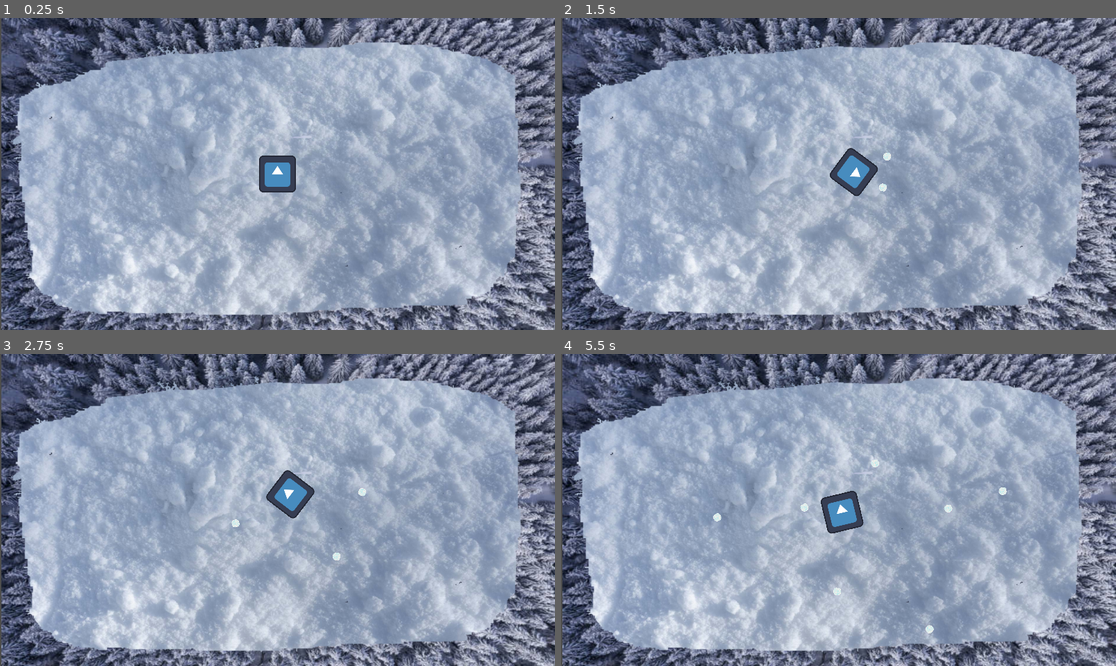
Above: before the commit, frames 1-4 (two rows, left to right).
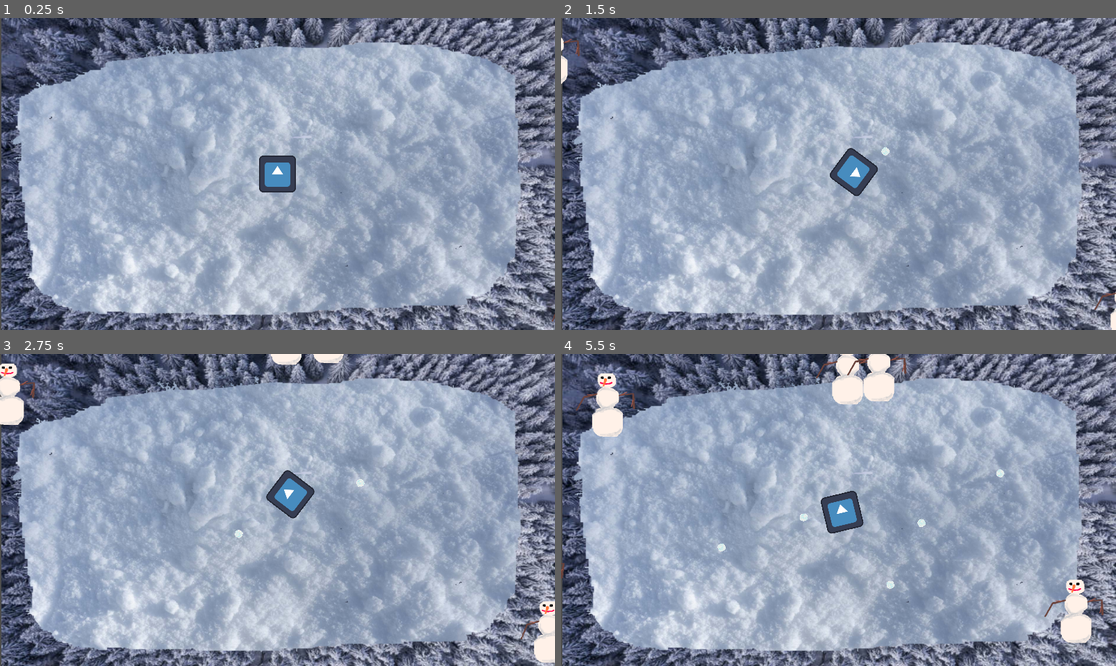
Above: after the commit, the same moments.

Repository: Parker-Vetter/snow-man-brawl
Game: Godot game, scene res://MainGame/Scenes/mainGame.tscn
Two runs of this game, one before a commit and one after it. Both use one fixed random seed, a clock stepped at 60 frames per second and the inputs below. The engine's default icon, where the game draws it, is replaced by a stand-in: a white triangle on a blue panel in a dark square.
Inputs (mouse positions are in pixels of both pictures, inside the frame that each line leads up to):
- Up to frame 1 (0.25 s): no input
- Up to frame 2 (1.5 s): tap Enter at 0.5 s; move the mouse to (960, 158) at 0.52 s; hold Space (Shoot) 0.53-1.28 s; move the mouse to (727, 189) at 1.27 s; tap Space (Shoot) at 1.35 s
- Up to frame 3 (2.75 s): move the mouse to (333, 441) at 2.02 s; hold Space (Shoot) from 2.03 s (still down)
- Up to frame 4 (5.5 s): move the mouse to (810, 572) at 2.77 s; release Space (Shoot) at 2.78 s; tap Space (Shoot) at 2.85, 4.35 s; move the mouse to (1005, 556) at 3.52 s; hold Space (Shoot) 3.53-4.28 s; move the mouse to (672, 463) at 4.27 s; move the mouse to (866, 510) at 5.02 s; hold Space (Shoot) from 5.03 s (still down)

The runs differ from the first frame. In frame 1, less than 0.1% of the frame differs, in the area x 99-100%, y 94-98%; in frame 2, 0.3%; in frame 3, 1.8%; in frame 4, 3.7%, in the area x 0-98%, y 0-93%.

Commit message:
Adds enemy spawning and player shooting
Implements enemy spawning logic using a timer and a list of enemy types.
Spawns enemies at random locations off-screen.
Adds a timer to the player to control shooting frequency.

Diff:
--- a/MainGame/Scenes/mainGame.tscn
+++ b/MainGame/Scenes/mainGame.tscn
@@ -1,8 +1,9 @@
 [gd_scene format=3 uid="uid://b50qatksorepn"]
 
 [ext_resource type="Texture2D" uid="uid://bnptlavybfl6u" path="res://MainGame/Assets/background.png" id="1_bde7d"]
-[ext_resource type="PackedScene" uid="uid://yqiowf3t0i54" path="res://MainGame/Scenes/player2.tscn" id="2_4bhc6"]
+[ext_resource type="PackedScene" uid="uid://yqiowf3t0i54" path="res://MainGame/Scenes/player.tscn" id="2_4bhc6"]
 [ext_resource type="Script" uid="uid://dhq2qu3bnbfvx" path="res://MainGame/Scripts/enemy_spawner.gd" id="3_nwsis"]
+[ext_resource type="PackedScene" uid="uid://byo57dlvacb22" path="res://MainGame/Scenes/snowman.tscn" id="4_xuvwu"]
 
 [node name="MainGame" type="Node2D" unique_id=253206731]
 
@@ -17,7 +18,8 @@
 [node name="EnemySpawner" type="Marker2D" parent="." unique_id=452461616]
 position = Vector2(960, 539)
 script = ExtResource("3_nwsis")
+enemies = Array[Resource]([ExtResource("4_xuvwu")])
 
-[node name="Timer" type="Timer" parent="EnemySpawner" unique_id=1088430609]
+[node name="EnemySpawnTimer" type="Timer" parent="EnemySpawner" unique_id=1088430609]
 
-[connection signal="timeout" from="EnemySpawner/Timer" to="EnemySpawner" method="_on_timer_timeout"]
+[connection signal="timeout" from="EnemySpawner/EnemySpawnTimer" to="EnemySpawner" method="_on_timer_timeout"]
--- a/MainGame/Scenes/player2.tscn
+++ b/MainGame/Scenes/player.tscn
@@ -18,3 +18,7 @@
 
 [node name="BulletOrigin" type="Marker2D" parent="." unique_id=1236531661]
 position = Vector2(74, -58)
+
+[node name="ShootTimer" type="Timer" parent="." unique_id=1180301983]
+
+[connection signal="timeout" from="ShootTimer" to="." method="_on_shoot_timer_timeout"]
--- /dev/null
+++ b/MainGame/Scenes/snowman.gd
@@ -0,0 +1,23 @@
+extends CharacterBody2D
+
+@onready var player = get_tree().get_root().get_node("MainGame").get_node("Player")
+
+@export var speed: float = 100
+var dir: float
+var spawnPos: Vector2
+var spawnRot: float
+var spinSpeed: float
+
+func _ready() -> void:
+	if not player:
+		print("Player not found")
+		return
+	global_position = spawnPos
+	global_rotation = spawnRot
+
+func _physics_process(_delta: float) -> void:
+	if not player:
+		return
+	var direction = global_position.direction_to(player.global_position)
+	velocity = direction * speed
+	move_and_slide()
--- a/MainGame/Scenes/snowman.tscn
+++ b/MainGame/Scenes/snowman.tscn
@@ -1,8 +1,13 @@
 [gd_scene format=3 uid="uid://byo57dlvacb22"]
 
+[ext_resource type="Script" uid="uid://c6nlovgcwvimh" path="res://MainGame/Scenes/snowman.gd" id="1_71vfe"]
 [ext_resource type="SpriteFrames" uid="uid://mmsh7fp13qnt" path="res://MainGame/Assets/snowman_frames.tres" id="1_ih1tb"]
 
 [node name="Snowman" type="CharacterBody2D" unique_id=15038228]
+collision_layer = 2
+collision_mask = 7
+script = ExtResource("1_71vfe")
+speed = 50.0
 
 [node name="AnimatedSprite2D" type="AnimatedSprite2D" parent="." unique_id=1937764219]
 position = Vector2(0, -107)
--- a/MainGame/Scripts/enemy_spawner.gd
+++ b/MainGame/Scripts/enemy_spawner.gd
@@ -1,8 +1,9 @@
 extends Marker2D
-@onready var timer:Timer = $Timer
+@onready var timer: Timer = $EnemySpawnTimer
+@onready var main = get_tree().get_root().get_node("MainGame")
 
 ## The list of enemies to spawn
-@export var enemies: Resource
+@export var enemies: Array[Resource]
 ## How many enemies to spawn
 @export var initialSpawnCount = 4
 ## Time in seconds between spawns
@@ -13,12 +14,54 @@
 func _ready() -> void:
 	timer.wait_time = spawnDelay
 	timer.start()
+	for _i in initialSpawnCount:
+		spawn()
 
 
 # Called every frame. 'delta' is the elapsed time since the previous frame.
-func _process(delta: float) -> void:
+func _process(_delta: float) -> void:
 	pass
 
+func _on_timer_timeout() -> void:
+	spawn()
 
-func _on_timer_timeout() -> void:
-	print("SPAWN")
+func getRandomPositionOffScreen(margin: float = 100) -> Vector2:
+	var viewport: Rect2 = get_viewport_rect()
+	var spawnRect = viewport.grow(margin)
+
+	# Pick a random side (0=top, 1=right, 2=bottom, 3=left)
+	var side = randi() % 4
+	var pos: Vector2
+
+	match side:
+		0: # Top edge
+			pos = Vector2(
+				randf_range(spawnRect.position.x, spawnRect.position.x + spawnRect.size.x),
+				spawnRect.position.y
+			)
+		1: # Right edge
+			pos = Vector2(
+				spawnRect.position.x + spawnRect.size.x,
+				randf_range(spawnRect.position.y, spawnRect.position.y + spawnRect.size.y)
+			)
+		2: # Bottom edge
+			pos = Vector2(
+				randf_range(spawnRect.position.x, spawnRect.position.x + spawnRect.size.x),
+				spawnRect.position.y + spawnRect.size.y
+			)
+		3: # Left edge
+			pos = Vector2(
+				spawnRect.position.x,
+				randf_range(spawnRect.position.y, spawnRect.position.y + spawnRect.size.y)
+			)
+	return pos
+
+
+
+func spawn():
+	var e = enemies.pick_random()
+	var instance = e.instantiate()
+	instance.dir = rotation - PI / 2
+	instance.spawnPos = getRandomPositionOffScreen()
+	instance.spinSpeed = randf_range(-300, 300)
+	main.add_child.call_deferred(instance)
--- a/MainGame/Scripts/player.gd
+++ b/MainGame/Scripts/player.gd
@@ -1,6 +1,7 @@
 extends CharacterBody2D
 @onready var collision :CollisionShape2D = $CollisionShape2D
 @onready var bulletOrigin: Marker2D = $BulletOrigin
+@onready var shootTimer: Timer = $ShootTimer
 
 @onready var main =  get_tree().get_root().get_node("MainGame")
 @onready var projectile = load("res://MainGame/Scenes/projectile.tscn")
@@ -10,9 +11,12 @@
 ## Shooting rate in shots per second
 @export var shootDelay:float = 1
 
-#func _ready() -> void:
-	#shootTimer.wait_time = shootDelay
-	#shootTimer.start()
+func _ready() -> void:
+	shootTimer.wait_time = shootDelay
+	shootTimer.start()
+
+func _on_shoot_timer_timeout() -> void:
+	shoot()
 
 func shoot():
 	var instance = projectile.instantiate()
@@ -21,11 +25,11 @@
 	instance.spawnRot = rotation
 	instance.spinSpeed = randf_range(-300, 300)
 	main.add_child.call_deferred(instance)
-
-
-func _input(event):
-	if event.is_action_pressed("Shoot"):
-		shoot()
+#
+#
+#func _input(event):
+	#if event.is_action_pressed("Shoot"):
+		#shoot()
 
 func _physics_process(delta):
 	#rotate toward the mouse
@@ -39,4 +43,4 @@
 	var vel:Vector2 = position.direction_to(globalMouse) * fromDestination
 	vel = vel.limit_length(maxSpeed)
 	velocity = vel
-	move_and_slide()
+	var collisions = move_and_collide(velocity*delta)
--- a/project.godot
+++ b/project.godot
@@ -54,6 +54,12 @@
 ]
 }
 
+[layer_names]
+
+2d_physics/layer_1="Player"
+2d_physics/layer_2="Enemy"
+2d_physics/layer_3="Projectile"
+
 [physics]
 
 3d/physics_engine="Jolt Physics"
Not shown: 1 places in MainGame/Scenes/player.tscn that only renumber resources
Not shown, added: MainGame/Scenes/snowman.gd.uid
